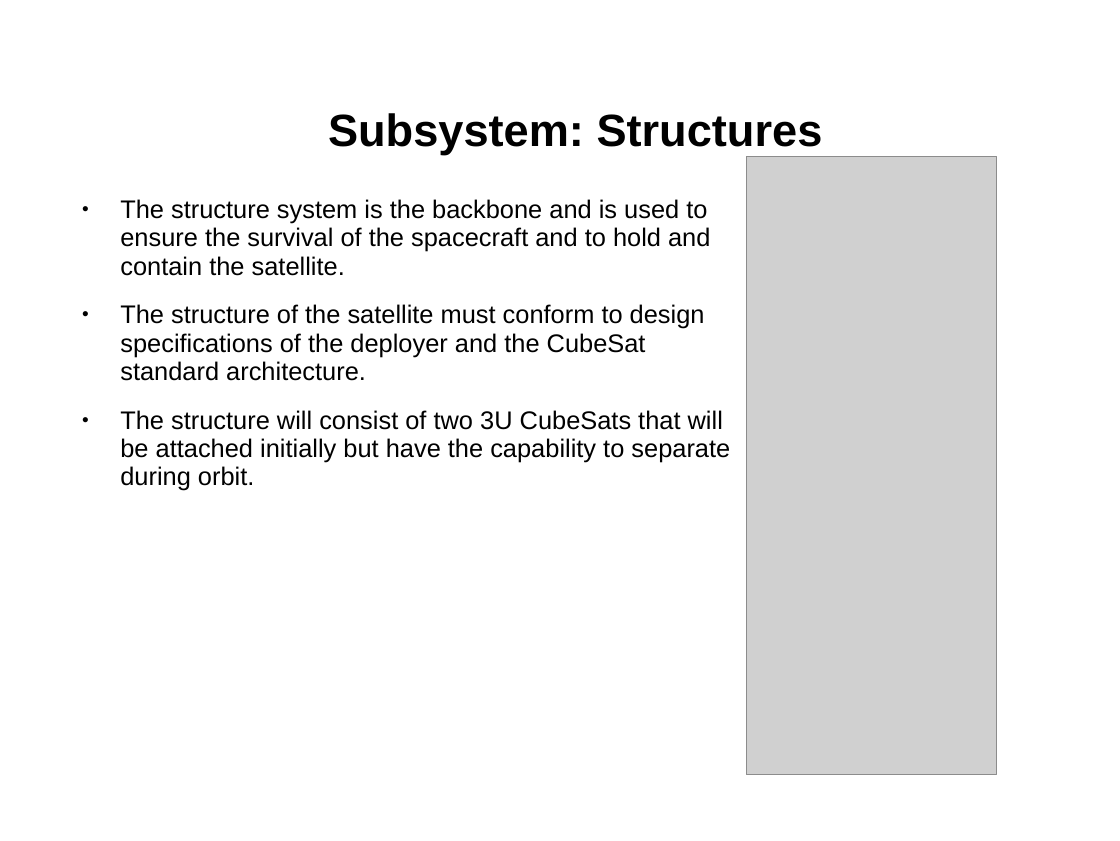
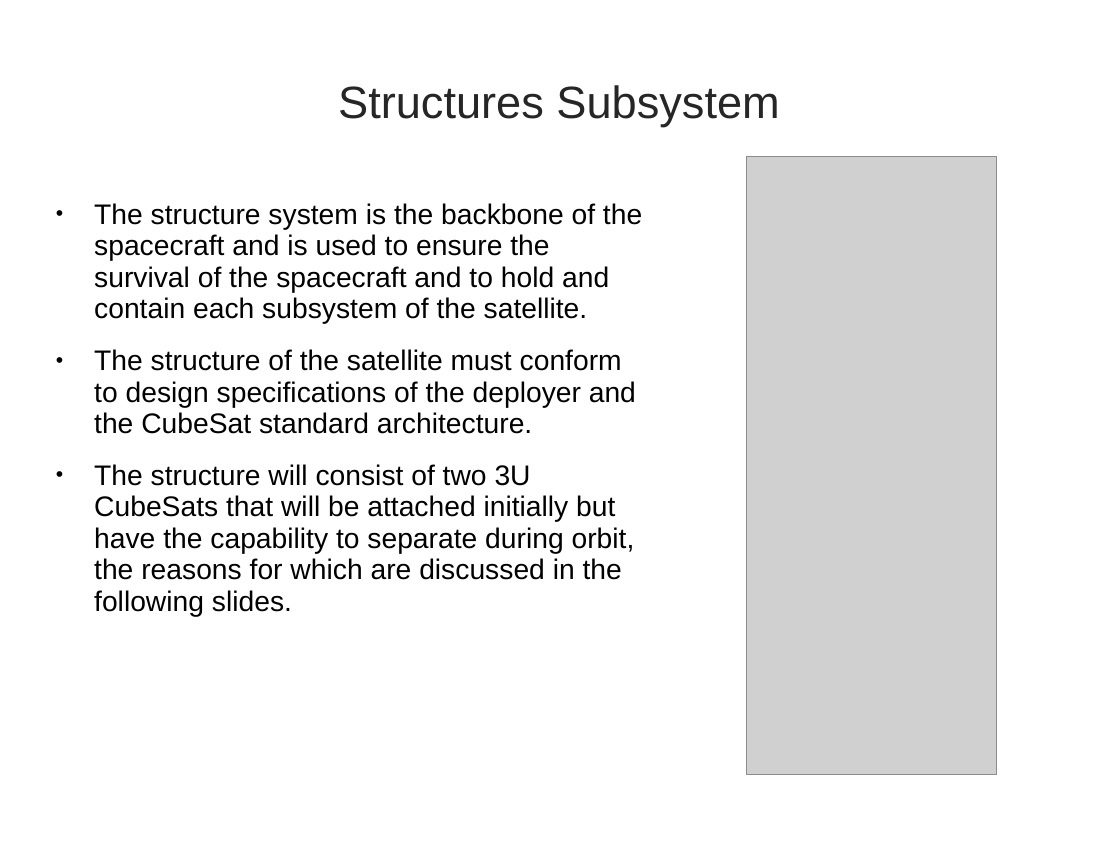
Before and after one commit to RascalSeniorDesign/Preliminary-Design, a slide deck: slide 24 of CMQA/Presentations/First-Semester-Presentation (Internal Use Only).ppt. Drawn at 1120x841 pixels with LibreOffice and Linux fonts; fonts in the diff are those of the drawing; grey boxes stand for pictures; background and template pictures are left out. Boxes give left, top, right and bottom in pixels: in the first picture for what was removed or moved away, otherwise in the second. Text is boxed around its words. In the diff, an @@ line names an element or a change of style, - is before the commit and + after.

```diff
--- a/CMQA/Presentations/First-Semester-Presentation (Internal Use Only).ppt
+++ b/CMQA/Presentations/First-Semester-Presentation (Internal Use Only).ppt
@@ title at [338,85,779,126]: text changed; text colour #000000 to #262626; bold off @@
-Subsystem: Structures
+Structures Subsystem
@@ text "The structure system is the ...": place and size @@
-text "The structure system is the ..." at [120,199,730,491]
+text "The structure system is the ..." at [94,203,642,617]
@@ text at [94,203,642,324]: text changed; size 18 to 20 pt @@
-• The structure system is the backbone and is used to ensure the survival of the spacecraft and to hold and contain the satellite.
+• The structure system is the backbone of the spacecraft and is used to ensure the survival of the spacecraft and to hold and contain each subsystem of the satellite.
@@ text at [94,349,636,434]: size 18 to 20 pt in "The structure of the satellite must conform ..." @@
@@ text at [94,464,635,617]: text changed; size 18 to 20 pt @@
-• The structure will consist of two 3U CubeSats that will be attached initially but have the capability to separate during orbit.
+• The structure will consist of two 3U CubeSats that will be attached initially but have the capability to separate during orbit, the reasons for which are discussed in the following slides.
```
Also in this commit, not shown: 23 other slides changed, 6 slides added, 3 slides removed.
